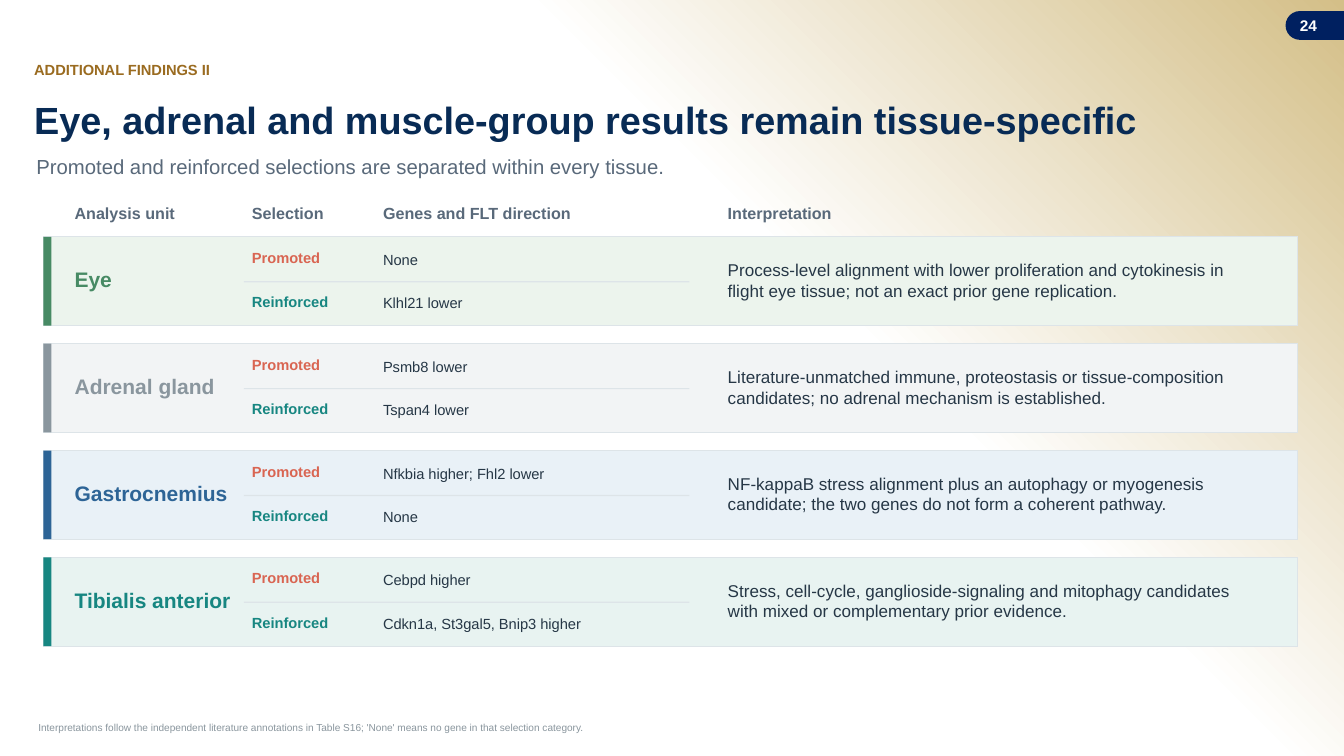
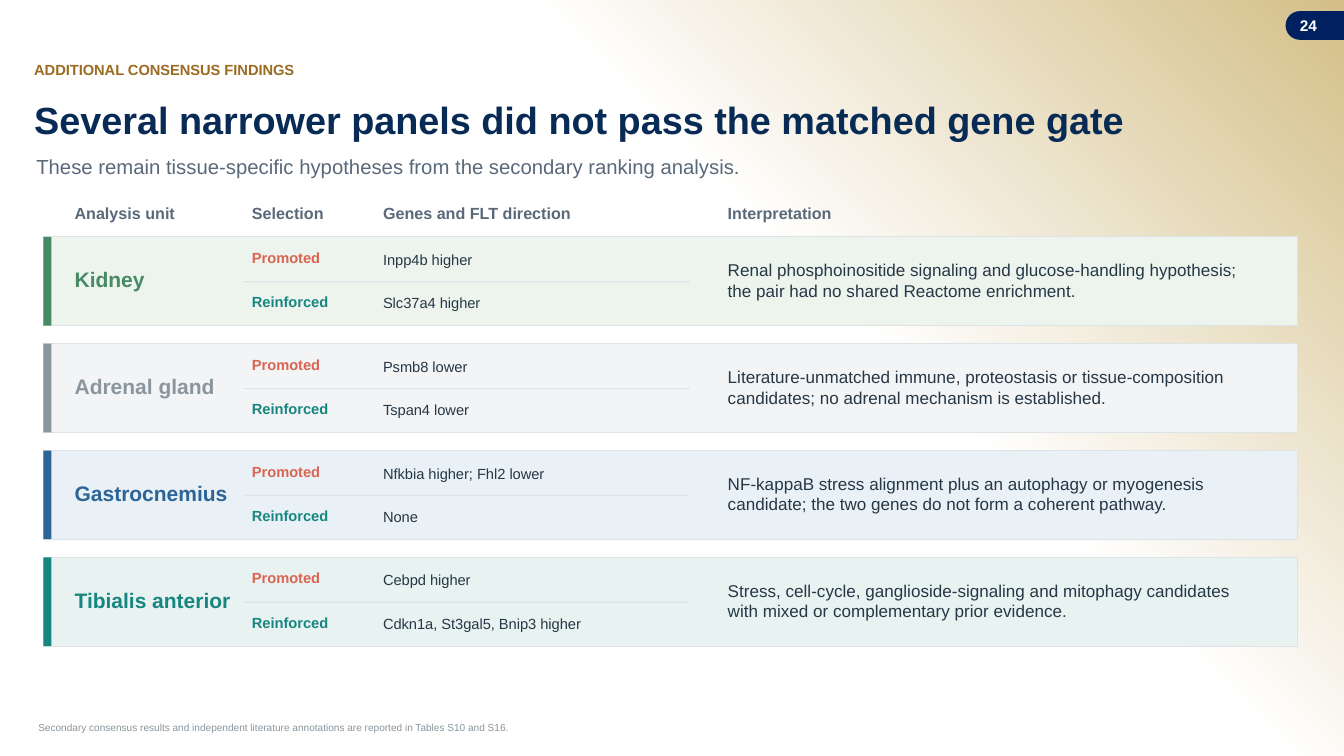
Before and after one commit to jasont314/nasa-mouse, a slide deck: slide 24 of presentation/SLSTP_2026_Generative_Transcriptomics.pptx. Drawn at 1344x756 pixels with LibreOffice and Linux fonts; fonts in the diff are those of the drawing; background and template pictures are left out. Boxes give left, top, right and bottom in pixels: in the first picture for what was removed or moved away, otherwise in the second. Text is boxed around its words. In the diff, an @@ line names an element or a change of style, - is before the commit and + after.

Commit message:
Update talk with matched classifier analysis

```diff
--- a/presentation/SLSTP_2026_Generative_Transcriptomics.pptx
+++ b/presentation/SLSTP_2026_Generative_Transcriptomics.pptx
@@ text at (x1=34, y1=64, x2=294, y2=75): text changed @@
-ADDITIONAL FINDINGS II
+ADDITIONAL CONSENSUS FINDINGS
@@ text at (x1=34, y1=106, x2=1124, y2=141): text changed @@
-Eye, adrenal and muscle-group results remain tissue-specific
+Several narrower panels did not pass the matched gene gate
@@ text at (x1=36, y1=159, x2=740, y2=178): text changed @@
-Promoted and reinforced selections are separated within every tissue.
+These remain tissue-specific hypotheses from the secondary ranking analysis.
@@ text at (x1=383, y1=254, x2=473, y2=268): text changed @@
-None
+Inpp4b higher
@@ text at (x1=728, y1=263, x2=1236, y2=301): text changed @@
-Process-level alignment with lower proliferation and cytokinesis in flight eye tissue; not an exact prior gene replication.
+Renal phosphoinositide signaling and glucose-handling hypothesis; the pair had no shared Reactome enrichment.
@@ text at (x1=75, y1=272, x2=145, y2=292): text changed @@
-Eye
+Kidney
@@ text at (x1=383, y1=297, x2=481, y2=311): text changed @@
-Klhl21 lower
+Slc37a4 higher
@@ text at (x1=38, y1=724, x2=509, y2=733): text changed @@
-Interpretations follow the independent literature annotations in Table S16; 'None' means no gene in that selection category.
+Secondary consensus results and independent literature annotations are reported in Tables S10 and S16.
```
Also in this commit, not shown: 9 other slides changed, 2 slides added, 2 slides removed, 2 other files.
